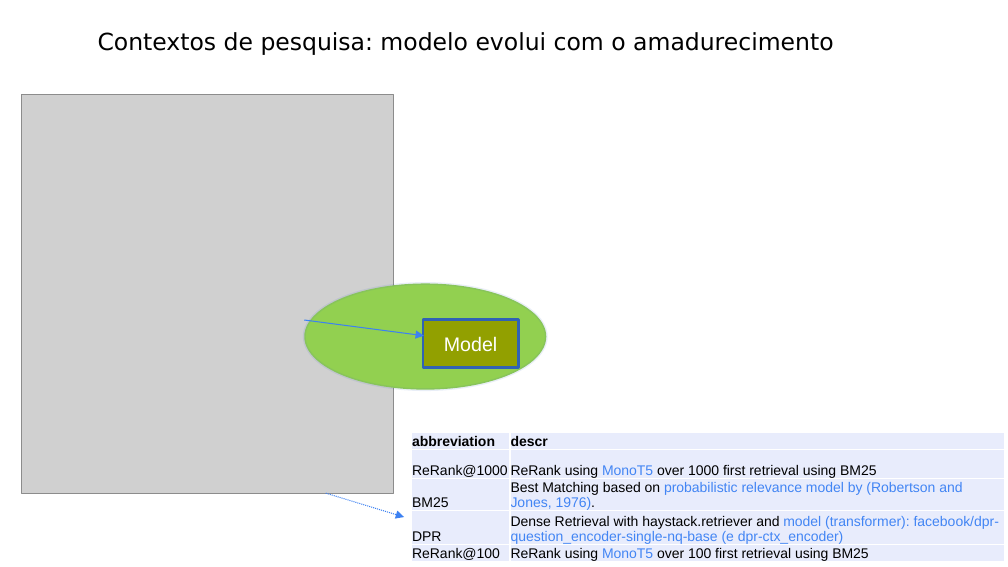
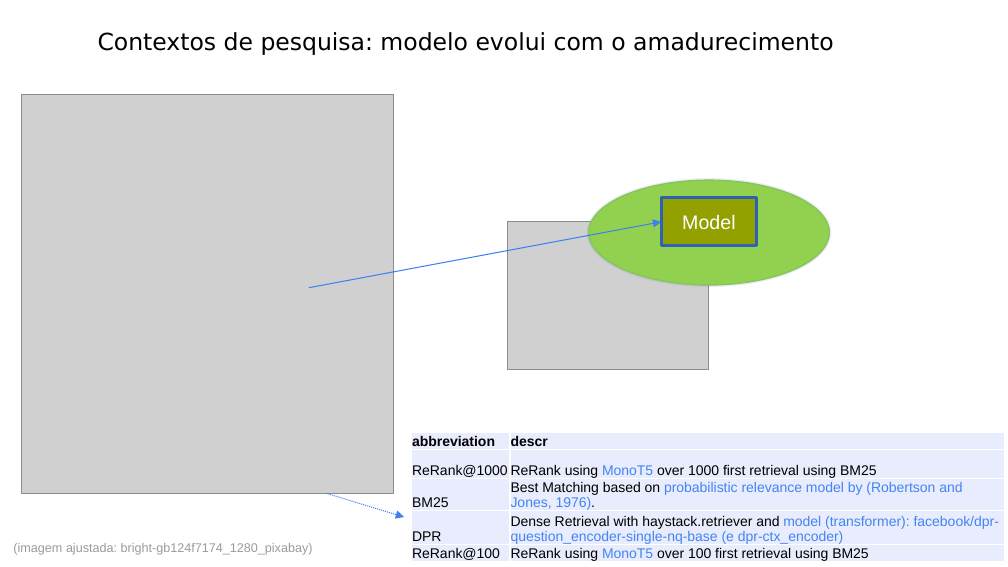
Before and after one commit to leonardo3108/robustez-query, a slide deck: slide 14 of docs/presentations/Apresentação 3 - 20211124.pptx. Drawn at 1008x567 pixels with LibreOffice and Linux fonts; fonts in the diff are those of the drawing; grey boxes stand for pictures. Boxes give left, top, right and bottom in pixels: in the first picture for what was removed or moved away, otherwise in the second. Text is boxed around its words. In the diff, an @@ line names an element or a change of style, - is before the commit and + after.

```diff
--- a/docs/presentations/Apresentação 3 - 20211124.pptx
+++ b/docs/presentations/Apresentação 3 - 20211124.pptx
@@ ellipse: place and size @@
-ellipse at [304,283,546,389]
+ellipse at [588,179,830,285]
@@ rectangle "Model": place and size @@
-rectangle "Model" at [423,320,519,368]
+rectangle "Model" at [661,198,757,246]
@@ arrow moved from (304, 320) - (424, 336) to (308, 287) - (661, 222) @@
@@ picture added at [508,222,710,369] @@
@@ text added at [13,543,313,555], 9 pt, text #9B9B9B @@
+(imagem ajustada: bright-gb124f7174_1280_pixabay)
```
Also in this commit, not shown: 1 other slide changed.
